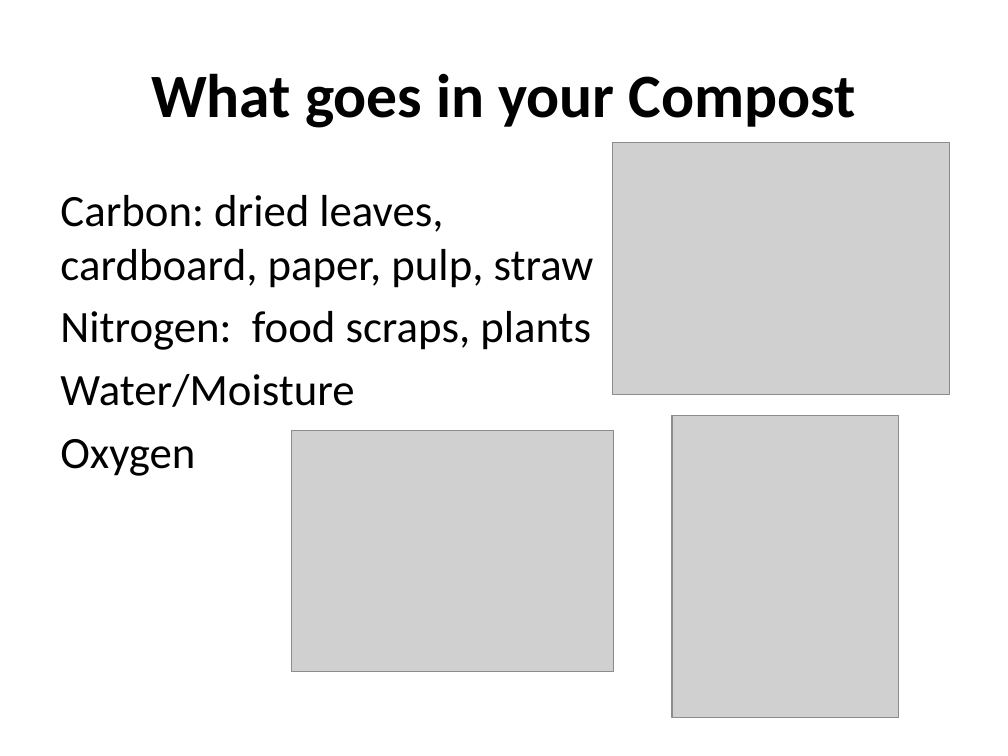
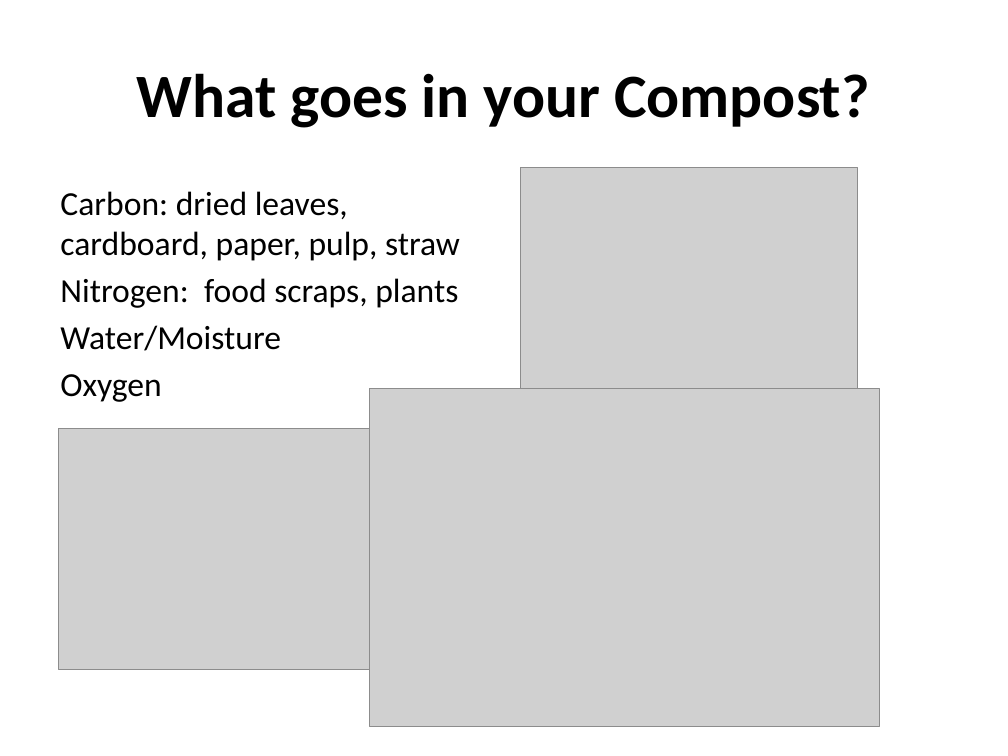
Before and after one commit to berttejeda/bert.composting, a slide deck: slide 7 of Compost Presentation.pptx. Drawn at 1008x756 pixels with LibreOffice and Linux fonts; fonts in the diff are those of the drawing; grey boxes stand for pictures. Boxes give left, top, right and bottom in pixels: in the first picture for what was removed or moved away, otherwise in the second. Text is boxed around its words. In the diff, an @@ line names an element or a change of style, - is before the commit and + after.

Commit message:
Various formatting improvements Added 'Shopping List' slide

```diff
--- a/Compost Presentation.pptx
+++ b/Compost Presentation.pptx
@@ title at [137,73,870,128]: text changed @@
-What goes in your Compost
+What goes in your Compost?
@@ text "Carbon: dried leaves, cardboard, paper, ..." at [60,191,460,402]: size 32 to 24 pt; less space between paragraphs @@
@@ picture: place and size @@
-picture at [613,143,950,395]
+picture at [521,168,858,420]
@@ picture added at [370,389,879,727] @@
@@ picture removed at [672,415,899,718] @@
@@ picture: place and size @@
-picture at [291,430,614,671]
+picture at [58,428,381,669]
```
Also in this commit, not shown: 2 other slides changed, 1 slide added.
